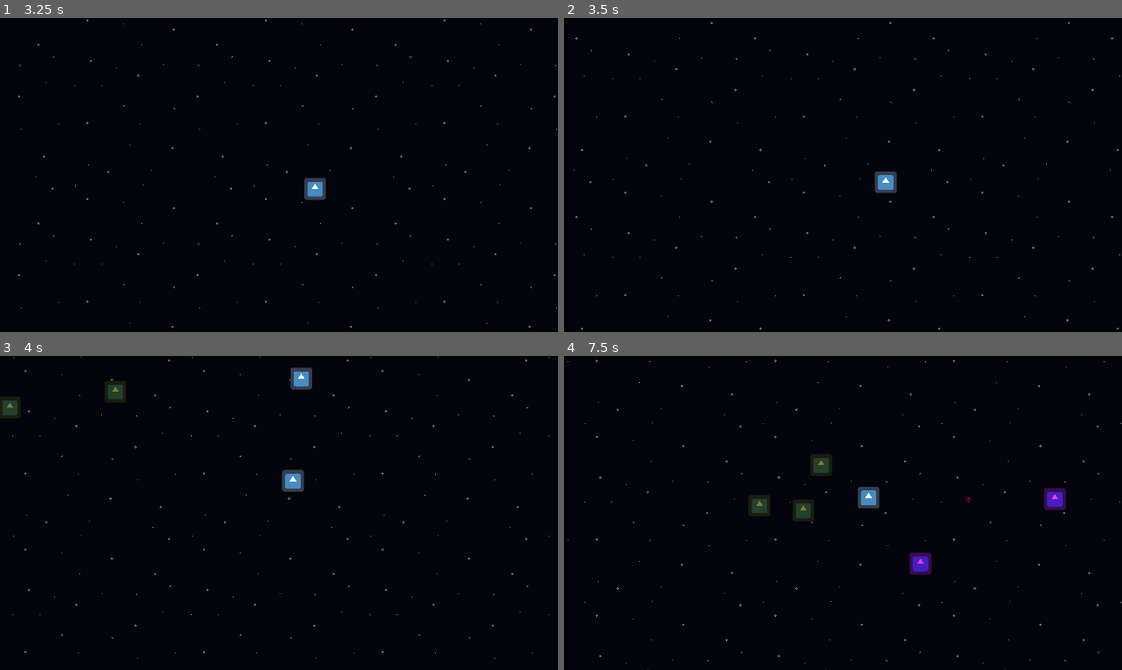
Above: before the commit, frames 1-4 (two rows, left to right).
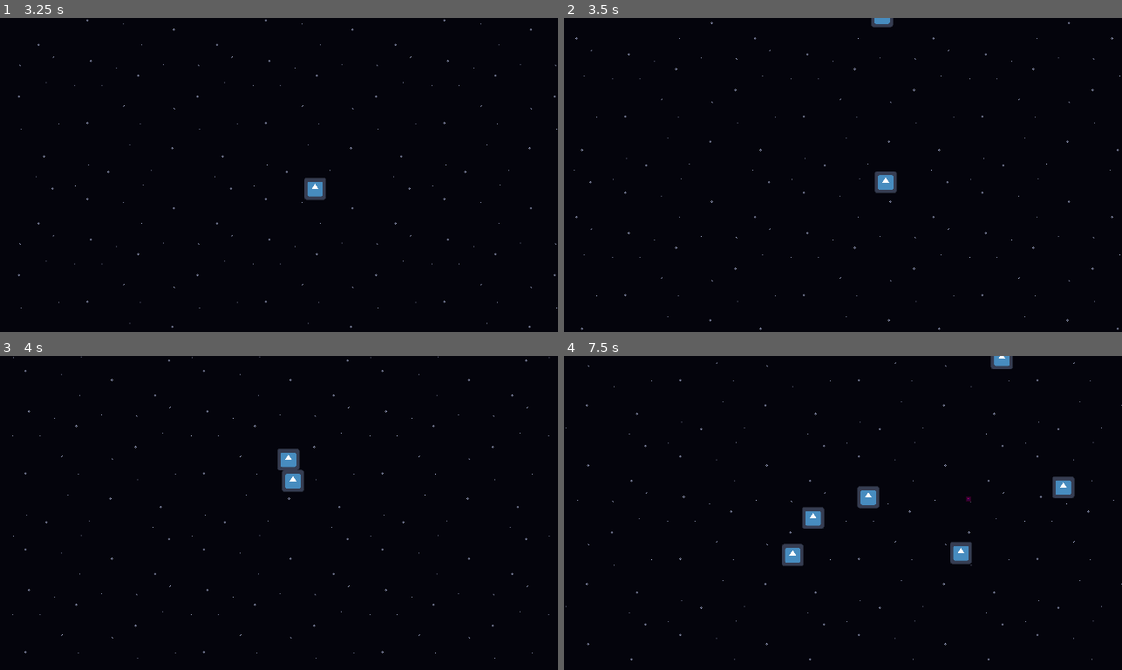
Above: after the commit, the same moments.

Repository: WinterAtne/Game-Jam
Game: Godot game, scene res://scenes/main.tscn
Same seed, same stepped clock (60 frames per second), same inputs: the game is played once before the commit and once after it. The engine's default icon, where the game draws it, is replaced by a stand-in: a white triangle on a blue panel in a dark square.
Inputs (mouse positions are in pixels of both pictures, inside the frame that each line leads up to):
- Up to frame 1 (3.25 s): click "Start" at 0.5 s; tap Enter at 1.25 s; move the mouse to (401, 159) at 1.27 s; hold D (right) 1.28-2.03 s; click (401, 159) at 1.35 s; move the mouse to (167, 190) at 2.02 s; hold Down (down) 2.03-2.78 s; click (167, 190) at 2.1 s; move the mouse to (334, 105) at 2.77 s; hold D (right) from 2.78 s (still down); click (334, 105) at 2.85 s
- Up to frame 2 (3.5 s): keep holding D (right)
- Up to frame 3 (4 s): move the mouse to (251, 575) at 3.52 s; release D (right) at 3.53 s; hold W (up) from 3.53 s (still down); click (251, 575) at 3.6 s
- Up to frame 4 (7.5 s): move the mouse to (1010, 560) at 4.27 s; release W (up) at 4.28 s; hold A (left) 4.28-5.78 s; click (1010, 560) at 4.35 s; move the mouse to (675, 465) at 5.02 s; click (675, 465) at 5.1 s; move the mouse to (870, 513) at 5.77 s; hold Down (down) 5.78-6.53 s; click (870, 513) at 5.85 s; move the mouse to (759, 434) at 6.52 s; hold D (right) 6.53-7.28 s; click (759, 434) at 6.6 s; move the mouse to (965, 497) at 7.27 s; hold W (up) from 7.28 s (still down); click (965, 497) at 7.35 s

Frame 1 is identical in both runs. In frame 2, 0.1% of the frame differs, in the area x 55-60%, y 0-4%; in frame 3, 0.8%; in frame 4, 2.6%, in the area x 0-100%, y 0-100%.

Commit message:
Inplimented data orriented design for enemies

Diff:
--- /dev/null
+++ b/asssets/enemies/chaser.tres
@@ -0,0 +1,11 @@
+[gd_resource type="Resource" script_class="EnemyType" load_steps=2 format=3 uid="uid://4ekfeluxrnkf"]
+
+[ext_resource type="Script" path="res://asssets/enemies/enemy_type.gd" id="1_8h5a0"]
+
+[resource]
+script = ExtResource("1_8h5a0")
+speed = 600.0
+acceloration = 600.0
+change_direction = 1.0
+lead_by = 1.0
+coherence_ratio = 0.5
--- /dev/null
+++ b/asssets/enemies/enemy_type.gd
@@ -0,0 +1,12 @@
+class_name EnemyType
+extends Resource
+
+@export var speed : float = 600
+@export var acceloration : float = 600
+@export var change_direction : float = 4
+@export var lead_by : float = 1
+@export  var coherence_ratio : float = 0.5
+#@export var far_distance : float = 500
+#@export var far_chase_cohere_ratio : float = 0.5
+#@export var near_chase_cohere_ratio : float = 0.8
+@export var sprite : Image
--- /dev/null
+++ b/asssets/enemies/leader.tres
@@ -0,0 +1,11 @@
+[gd_resource type="Resource" script_class="EnemyType" load_steps=2 format=3 uid="uid://bo7e2x4b8lhd7"]
+
+[ext_resource type="Script" path="res://asssets/enemies/enemy_type.gd" id="1_lfp5n"]
+
+[resource]
+script = ExtResource("1_lfp5n")
+speed = 1000.0
+acceloration = 1000.0
+change_direction = 0.65
+lead_by = 1.25
+coherence_ratio = 0.5
--- a/scenes/enemies/enemy.gd
+++ b/scenes/enemies/enemy.gd
@@ -1,29 +1,18 @@
 class_name Enemy
 extends CharacterBody2D
 
-@export var speed : int = 600
-@export var recovery_time : float = 1
+var type : EnemyType = null
 
 var min_distance : float = 200
-var boid_behavior : float = 0.50
 var neighbors : Array[BoidArea] = []
 
+var target : Node2D
 var travel_direction : Vector2 = Vector2.ZERO
 
+func _ready() -> void:
+	target = Player.instance
+
 func _physics_process(delta: float) -> void:
-	travel_direction = travel_direction.move_toward(
-		(get_direction_to_target() * (1 - boid_behavior) + get_coherence() * boid_behavior).normalized(),
-		delta * recovery_time)
-
-	velocity = velocity.move_toward(travel_direction * speed, speed * delta * Engine.physics_ticks_per_second)
-
-	move_and_slide()
-
-
-func get_direction_to_target() -> Vector2:
-	return Vector2.ZERO
-
-func get_coherence() -> Vector2:
 	var coherence : Vector2
 	for neighbor in neighbors:
 		var direction = global_position.direction_to(neighbor.global_position)
@@ -33,7 +22,18 @@
 		else:
 			coherence += direction / distance
 
-	return coherence
+	var target_direction : Vector2 = global_position.direction_to(target.global_position)
+
+	travel_direction = travel_direction.move_toward(
+		((target_direction * (1 - type.coherence_ratio))
+		+ (coherence * type.coherence_ratio)).normalized(),
+		delta * type.change_direction)
+
+	velocity = velocity.move_toward(
+		travel_direction * type.speed,
+		type.acceloration * delta * Engine.physics_ticks_per_second)
+
+	move_and_slide()
 
 func die() -> void:
 	queue_free()
--- a/scenes/enemies/leader_enemy.gd
+++ /dev/null
@@ -1,7 +0,0 @@
-extends Enemy
-
-var lead_by : float = 1.25
-
-func get_direction_to_target() -> Vector2:
-	var target_pos := Player.instance.velocity * lead_by + Player.instance.global_position
-	return global_position.direction_to(target_pos)
--- a/scenes/enemies/leader_enemy.tscn
+++ b/scenes/enemies/leader_enemy.tscn
@@ -1,12 +1,19 @@
-[gd_scene load_steps=3 format=3 uid="uid://b0hlgbps8w21n"]
+[gd_scene load_steps=3 format=3 uid="uid://xjqi1oryni3r"]
 
 [ext_resource type="PackedScene" uid="uid://c05uv3ypr1134" path="res://scenes/enemies/enemy.tscn" id="1_ntrtt"]
-[ext_resource type="Script" path="res://scenes/enemies/leader_enemy.gd" id="2_hvaqn"]
+
+[sub_resource type="GDScript" id="GDScript_sw7ql"]
+script/source = "extends Enemy
+
+var lead_by : float = 1.25
+
+func get_direction_to_target() -> Vector2:
+	var target_pos := Player.instance.velocity * lead_by + Player.instance.global_position
+	return global_position.direction_to(target_pos)
+"
 
 [node name="LeaderEnemy" instance=ExtResource("1_ntrtt")]
-script = ExtResource("2_hvaqn")
-speed = 1100
-recovery_time = 0.75
+script = SubResource("GDScript_sw7ql")
 
 [node name="Sprite2D" parent="." index="1"]
 modulate = Color(1, 0.211765, 1, 1)
--- a/scenes/enemies/tail_enemy.gd
+++ /dev/null
@@ -1,7 +0,0 @@
-extends Enemy
-
-var lead_by : float = -0.5
-
-func get_direction_to_target() -> Vector2:
-	var target_pos := Player.instance.velocity * lead_by + Player.instance.global_position
-	return global_position.direction_to(target_pos)
--- a/scenes/enemies/tail_enemy.tscn
+++ b/scenes/enemies/tail_enemy.tscn
@@ -1,12 +1,19 @@
-[gd_scene load_steps=3 format=3 uid="uid://cej37tr861mr"]
+[gd_scene load_steps=3 format=3 uid="uid://4anwb6krxnbv"]
 
 [ext_resource type="PackedScene" uid="uid://c05uv3ypr1134" path="res://scenes/enemies/enemy.tscn" id="1_t34ts"]
-[ext_resource type="Script" path="res://scenes/enemies/tail_enemy.gd" id="2_fivlf"]
+
+[sub_resource type="GDScript" id="GDScript_lfuqo"]
+script/source = "extends Enemy
+
+var lead_by : float = -0.5
+
+func get_direction_to_target() -> Vector2:
+	var target_pos := Player.instance.velocity * lead_by + Player.instance.global_position
+	return global_position.direction_to(target_pos)
+"
 
 [node name="TailEnemy" instance=ExtResource("1_t34ts")]
-script = ExtResource("2_fivlf")
-speed = 1000
-recovery_time = 2.0
+script = SubResource("GDScript_lfuqo")
 
 [node name="Sprite2D" parent="." index="1"]
 modulate = Color(0.501045, 0.458019, 0.230867, 1)
--- a/scenes/enemies/tracker_enemy.gd
+++ /dev/null
@@ -1,5 +0,0 @@
-extends Enemy
-
-func get_direction_to_target() -> Vector2:
-	var target_pos := Player.instance.global_position
-	return global_position.direction_to(target_pos)
--- a/scenes/enemies/tracker_enemy.tscn
+++ b/scenes/enemies/tracker_enemy.tscn
@@ -1,7 +1,14 @@
-[gd_scene load_steps=3 format=3 uid="uid://c4fvgutkteb2c"]
+[gd_scene load_steps=3 format=3 uid="uid://nylyy4q7fwwf"]
 
 [ext_resource type="PackedScene" uid="uid://c05uv3ypr1134" path="res://scenes/enemies/enemy.tscn" id="1_7lomu"]
-[ext_resource type="Script" path="res://scenes/enemies/tracker_enemy.gd" id="2_axaqb"]
+
+[sub_resource type="GDScript" id="GDScript_hf8q8"]
+script/source = "extends Enemy
+
+func get_direction_to_target() -> Vector2:
+	var target_pos := Player.instance.global_position
+	return global_position.direction_to(target_pos)
+"
 
 [node name="TrackerEnemy" instance=ExtResource("1_7lomu")]
-script = ExtResource("2_axaqb")
+script = SubResource("GDScript_hf8q8")
--- a/scenes/level.gd
+++ b/scenes/level.gd
@@ -5,7 +5,8 @@
 
 static var instance : Level = null
 
-@export var enemy_types : Array[PackedScene] = []
+@export var enemy_template : PackedScene = null
+@export var enemy_types : Array[EnemyType] = []
 @export var enemy_spawn_dinstance : int = 2000
 
 func _init() -> void:
@@ -15,8 +16,9 @@
 		self.queue_free()
 
 func spawn_enemies() -> void:
-	var template : PackedScene = enemy_types.pick_random()
-	var spawned_enemy = template.instantiate()
+	var type : EnemyType = enemy_types.pick_random()
+	var spawned_enemy : Enemy = enemy_template.instantiate()
+	spawned_enemy.type = type
 	add_child(spawned_enemy)
 
 	var direction = Vector2(randf_range(-1, 1), randf_range(-1, 1)).normalized()
--- a/scenes/level.tscn
+++ b/scenes/level.tscn
@@ -1,15 +1,17 @@
-[gd_scene load_steps=7 format=3 uid="uid://c33c8c4k127jd"]
+[gd_scene load_steps=8 format=3 uid="uid://c33c8c4k127jd"]
 
 [ext_resource type="Script" path="res://scenes/level.gd" id="1_8rgm8"]
 [ext_resource type="PackedScene" uid="uid://cpc1b408ujakp" path="res://scenes/player.tscn" id="1_gxo64"]
-[ext_resource type="PackedScene" uid="uid://b0hlgbps8w21n" path="res://scenes/enemies/leader_enemy.tscn" id="3_sdcr3"]
-[ext_resource type="PackedScene" uid="uid://cej37tr861mr" path="res://scenes/enemies/tail_enemy.tscn" id="4_f5a7l"]
+[ext_resource type="Script" path="res://asssets/enemies/enemy_type.gd" id="2_mrpoq"]
+[ext_resource type="PackedScene" uid="uid://c05uv3ypr1134" path="res://scenes/enemies/enemy.tscn" id="2_yo8rh"]
+[ext_resource type="Resource" uid="uid://4ekfeluxrnkf" path="res://asssets/enemies/chaser.tres" id="4_5aby5"]
 [ext_resource type="Texture2D" uid="uid://cmco2nuejtaka" path="res://asssets/tmp_stary_background.png" id="4_fl1cp"]
-[ext_resource type="PackedScene" uid="uid://c4fvgutkteb2c" path="res://scenes/enemies/tracker_enemy.tscn" id="4_qigpn"]
+[ext_resource type="Resource" uid="uid://bo7e2x4b8lhd7" path="res://asssets/enemies/leader.tres" id="5_850gv"]
 
 [node name="Level" type="Node2D"]
 script = ExtResource("1_8rgm8")
-enemy_types = Array[PackedScene]([ExtResource("3_sdcr3"), ExtResource("4_f5a7l"), ExtResource("4_qigpn")])
+enemy_template = ExtResource("2_yo8rh")
+enemy_types = Array[ExtResource("2_mrpoq")]([ExtResource("4_5aby5"), ExtResource("5_850gv")])
 
 [node name="Player" parent="." instance=ExtResource("1_gxo64")]
 
